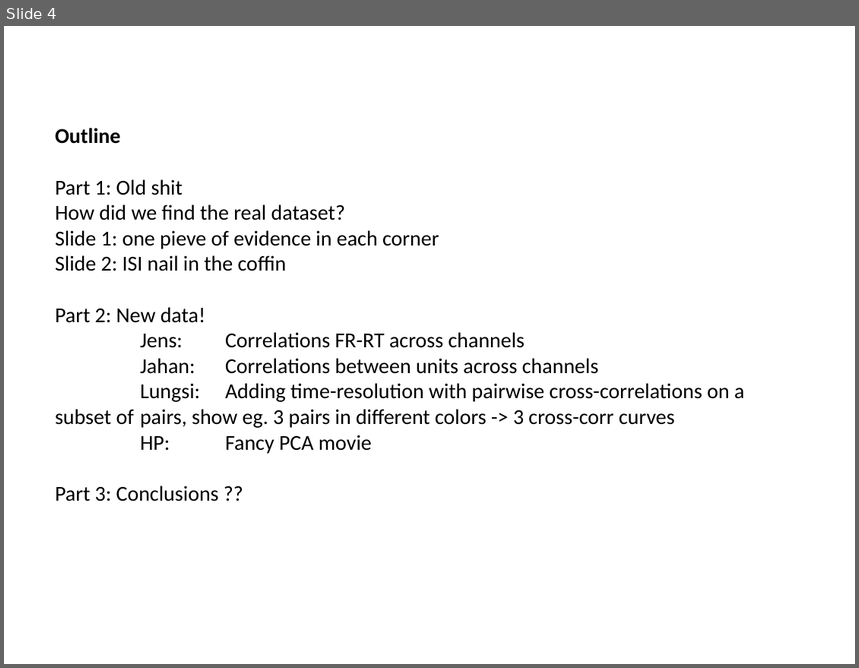
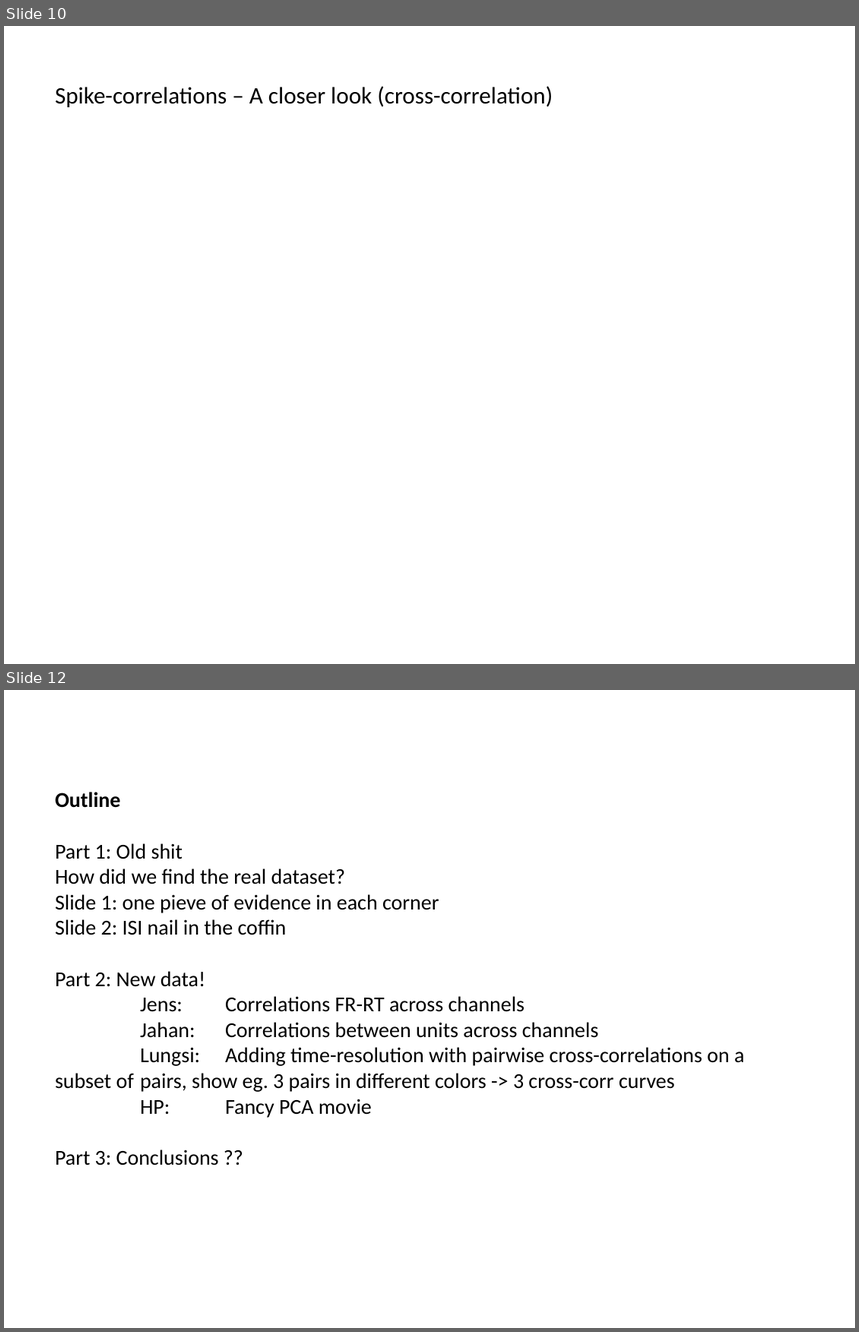
Before and after one commit to ANDA-DownStates/analysis, a slide deck: Final presentation/_Final presentation.pptx. Shown one above the other, each under a label of ours: slide 4 before the commit, slides 10 and 12 after it; the slides between them are not shown. The pictures are 859x668 and 859x1332 pixels, drawn with LibreOffice and Linux fonts; fonts in the diff are those of the drawing. Boxes give left, top, right and bottom in pixels: in the first picture for what was removed or moved away, otherwise in the second. Text is boxed around its words. In the diff, an @@ line names an element or a change of style, - is before the commit and + after.

```diff
--- a/Final presentation/_Final presentation.pptx
+++ b/Final presentation/_Final presentation.pptx
@@ slide 10 added at (4, 26, 855, 664), background #FFFFFF @@
@@ text added at (55, 86, 553, 107), 20 pt, text #000000 @@
+Spike-correlations – A closer look (cross-correlation)
@@ what was slide 4 is now slide 12 @@
```
Also in this commit, not shown: 10 other slides added, 3 slides removed.
